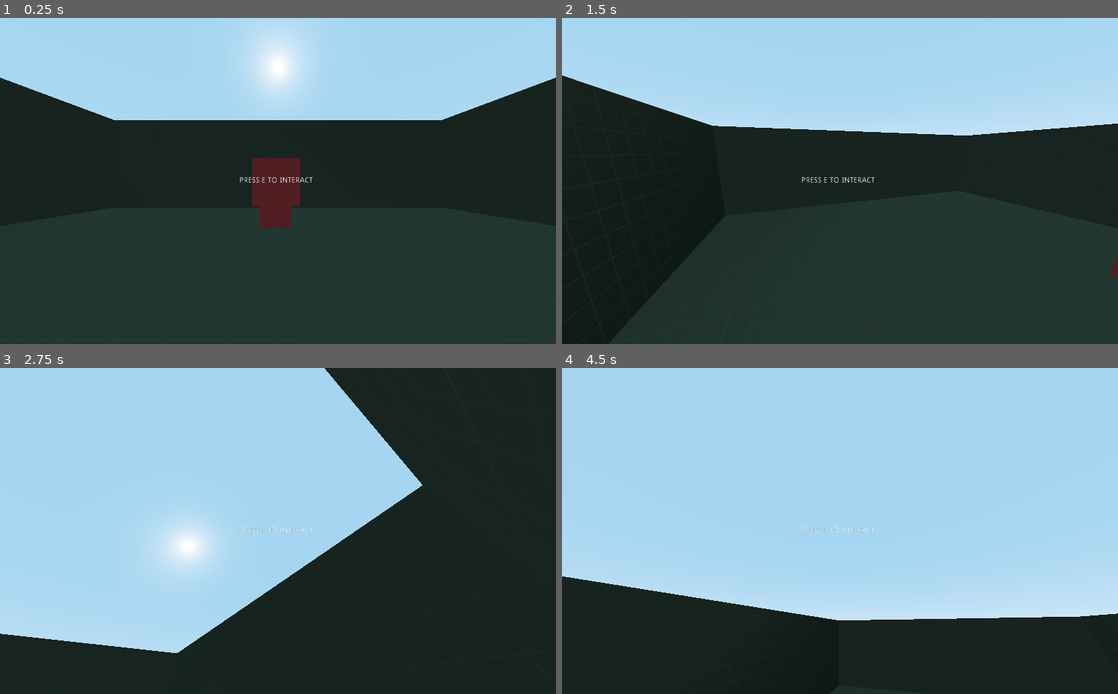
Above: before the commit, frames 1-4 (two rows, left to right).
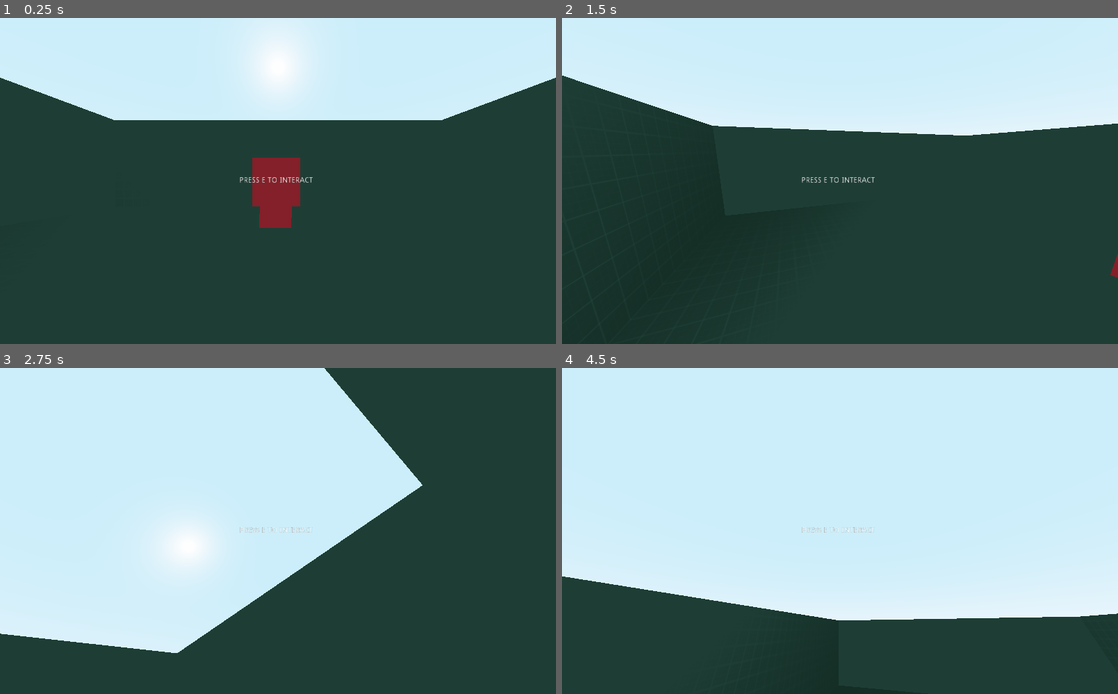
Above: after the commit, the same moments.

Repository: DocentSzachista/PiPG-demo
Game: Godot game, scene res://Main.tscn
The game is run twice, just before and just after one commit, with the same random seed, the same clock (stepped at 60 frames per second) and the same inputs. The project has no main scene, so this scene is started directly.
Inputs (mouse positions are in pixels of both pictures, inside the frame that each line leads up to):
- Up to frame 1 (0.25 s): no input
- Up to frame 2 (1.5 s): tap E (interact) at 0.5 s; move the mouse to (962, 164) at 0.52 s; hold D (move_right) 0.53-1.28 s; hold E (interact) 0.53-1.28 s; tap Space (jump) at 0.77 s; move the mouse to (728, 197) at 1.27 s; hold S (move_backward) from 1.28 s (still down); tap W (move_foward) at 1.35 s
- Up to frame 3 (2.75 s): tap Space (jump) at 1.52 s; tap E (interact) at 2 s; move the mouse to (333, 459) at 2.02 s; release S (move_backward) at 2.03 s; hold D (move_right) from 2.03 s (still down); hold E (interact) from 2.03 s (still down)
- Up to frame 4 (4.5 s): move the mouse to (812, 596) at 2.77 s; release E (interact) at 2.78 s; tap W (move_foward) at 2.85, 4.35 s; tap Space (jump) at 3.02, 3.77 s; tap E (interact) at 3.5 s; move the mouse to (1006, 579) at 3.52 s; release D (move_right) at 3.53 s; hold E (interact) 3.53-4.28 s; hold A (move_left) from 3.53 s (still down); move the mouse to (673, 482) at 4.27 s

The runs differ from the first frame. In frame 1, 59% of the frame differs, in the area x 0-100%, y 0-65%; in frame 2, 53%; in frame 3, 98%, in the area x 0-100%, y 0-100%; in frame 4, 96%.

Commit message:
Puzzle 3 implemented

Diff:
--- a/Demo-version/DemoLvl.tscn
+++ b/Demo-version/DemoLvl.tscn
@@ -7,6 +7,26 @@
 [ext_resource path="res://assets/LevelElements/Bridge.tscn" type="PackedScene" id=5]
 [ext_resource path="res://assets/Interactibles/Terminal.tscn" type="PackedScene" id=6]
 [ext_resource path="res://assets/CommandInterpreter/Commands/MoveCommand.gd" type="Script" id=7]
+
+[sub_resource type="GDScript" id=2]
+script/source = "extends Label
+
+func _ready() -> void:
+	toggle_text(false)
+
+func toggle_text(state: bool) -> void:
+	visible = state
+	$Particles.emitting = state
+"
+
+[sub_resource type="SpatialMaterial" id=3]
+flags_unshaded = true
+flags_disable_ambient_light = true
+
+[sub_resource type="SphereMesh" id=4]
+material = SubResource( 3 )
+radius = 0.3
+height = 0.6
 
 [sub_resource type="SpatialMaterial" id=1]
 flags_transparent = true
@@ -52,6 +72,46 @@
 [node name="Bridge2" parent="Level2Stuff" instance=ExtResource( 5 )]
 transform = Transform( 1, 0, 0, 0, 1, 0, 0, 0, 10, 0, 0, -60 )
 
+[node name="Level3Stuff" type="Spatial" parent="."]
+
+[node name="FloorButton" parent="Level3Stuff" instance=ExtResource( 3 )]
+transform = Transform( 1, 0, 0, 0, 1, 0, 0, 0, 1, 0, -12, -80 )
+min_mass = 10.0
+
+[node name="Little Cube" parent="Level3Stuff" groups=["moveable"] instance=ExtResource( 4 )]
+transform = Transform( 1, 0, 0, 0, 1, 0, 0, 0, 1, -4.91771, 0.827288, -77.7219 )
+mass = 3.0
+reset_height = -20.0
+
+[node name="Big Cube" parent="Level3Stuff" groups=["moveable"] instance=ExtResource( 4 )]
+transform = Transform( 1, 0, 0, 0, 1, 0, 0, 0, 1, -3.66867, 0.827288, -75.8068 )
+mass = 10.0
+reset_height = -20.0
+
+[node name="Terminal" parent="Level3Stuff" instance=ExtResource( 6 )]
+transform = Transform( 1, 0, 0, 0, 1, 0, 0, 0, 1, 2.08079, 1.23327, -80.3424 )
+
+[node name="TestConsole" parent="Level3Stuff/Terminal/ColorRect" index="0"]
+_commands = [ ExtResource( 7 ) ]
+
+[node name="WinText" type="Label" parent="Level3Stuff"]
+anchor_right = 1.0
+anchor_bottom = 1.0
+text = "You won!"
+align = 1
+valign = 1
+script = SubResource( 2 )
+
+[node name="Particles" type="CPUParticles" parent="Level3Stuff/WinText"]
+transform = Transform( 1, 0, 0, 0, 1, 0, 0, 0, 1, 0, 0, -83.9737 )
+emitting = false
+mesh = SubResource( 4 )
+direction = Vector3( 0, 1, 0 )
+spread = 10.0
+initial_velocity = 20.0
+initial_velocity_random = 1.0
+color = Color( 1, 0.85098, 0.0352941, 1 )
+
 [node name="CSGCombiner" type="CSGCombiner" parent="."]
 use_collision = true
 
@@ -76,6 +136,19 @@
 depth = 20.0
 material = ExtResource( 2 )
 
+[node name="CSGBox2" type="CSGBox" parent="CSGCombiner/Platform3"]
+transform = Transform( 1, 0, 0, 0, 1, 0, 0, 0, 1, 0, -6, 0 )
+width = 3.0
+height = 13.0
+depth = 3.0
+material = ExtResource( 2 )
+
+[node name="CSGBox" type="CSGBox" parent="CSGCombiner/Platform3"]
+transform = Transform( 1, 0, 0, 0, 1, 0, 0, 0, 1, 0, -5.5, 0 )
+operation = 2
+height = 12.0
+material = ExtResource( 2 )
+
 [node name="Cage" type="CSGBox" parent="CSGCombiner"]
 transform = Transform( 1, 0, 0, 0, 1, 0, 0, 0, 1, -5.31339, 2, -36.5825 )
 width = 4.0
@@ -96,5 +169,7 @@
 
 [connection signal="toggled" from="Level1Stuff/FloorButton" to="Level1Stuff/Bridge" method="toggle_bridge"]
 [connection signal="toggled" from="Level2Stuff/Button" to="Level2Stuff/Bridge2" method="toggle_bridge"]
+[connection signal="toggled" from="Level3Stuff/FloorButton" to="Level3Stuff/WinText" method="toggle_text"]
 
 [editable path="Level2Stuff/Terminal"]
+[editable path="Level3Stuff/Terminal"]
--- a/Demo-version/assets/CommandInterpreter/Commands/MoveCommand.gd
+++ b/Demo-version/assets/CommandInterpreter/Commands/MoveCommand.gd
@@ -50,6 +50,8 @@
 		return ret_val
 
 	obj.global_transform.origin = to.global_transform.origin + Vector3(0, 2, 0)
+	if obj is RigidBody:
+		obj.linear_velocity = Vector3(0, -0.1, 0)
 	ret_val.is_valid = true
 	ret_val.result = "moved!"
 	return ret_val
--- a/Demo-version/assets/Interactibles/Cube.gd
+++ b/Demo-version/assets/Interactibles/Cube.gd
@@ -7,4 +7,4 @@
 func _physics_process(delta: float) -> void:
 	if global_transform.origin.y <= reset_height:
 		global_transform.origin = reset_point
-		linear_velocity = Vector3.ZERO
+		linear_velocity = Vector3(0, -0.1, 0)
--- a/Demo-version/assets/Player/Player.gd
+++ b/Demo-version/assets/Player/Player.gd
@@ -7,7 +7,8 @@
 export var jump_height := 2.5
 export var gravity := 20.0
 export var sensitivity := 1.0
-export var push_strength = 2.0
+export var push_strength := 2.0
+export var max_push_mass := 5
 
 export(Vector3) var reset_point := Vector3.ZERO
 export (float) var reset_height := -10
@@ -91,4 +92,5 @@
 			var rb : RigidBody = collision.collider
 			if is_on_floor() and collision.normal.is_equal_approx(get_floor_normal()) or rb.mode != RigidBody.MODE_RIGID:
 				continue
-			rb.add_force(push_force, collision.normal)
+			if rb.mass <= max_push_mass:
+				rb.add_force(push_force, collision.normal)
--- a/Demo-version/default_env.tres
+++ b/Demo-version/default_env.tres
@@ -1,7 +1,11 @@
 [gd_resource type="Environment" load_steps=2 format=2]
 
 [sub_resource type="ProceduralSky" id=1]
+ground_bottom_color = Color( 0.647059, 0.839216, 0.945098, 1 )
+ground_horizon_color = Color( 0.839216, 0.917647, 0.980392, 1 )
 
 [resource]
 background_mode = 2
 background_sky = SubResource( 1 )
+tonemap_mode = 3
+glow_enabled = true
Not shown: 1 places in Demo-version/DemoLvl.tscn that only renumber resources
